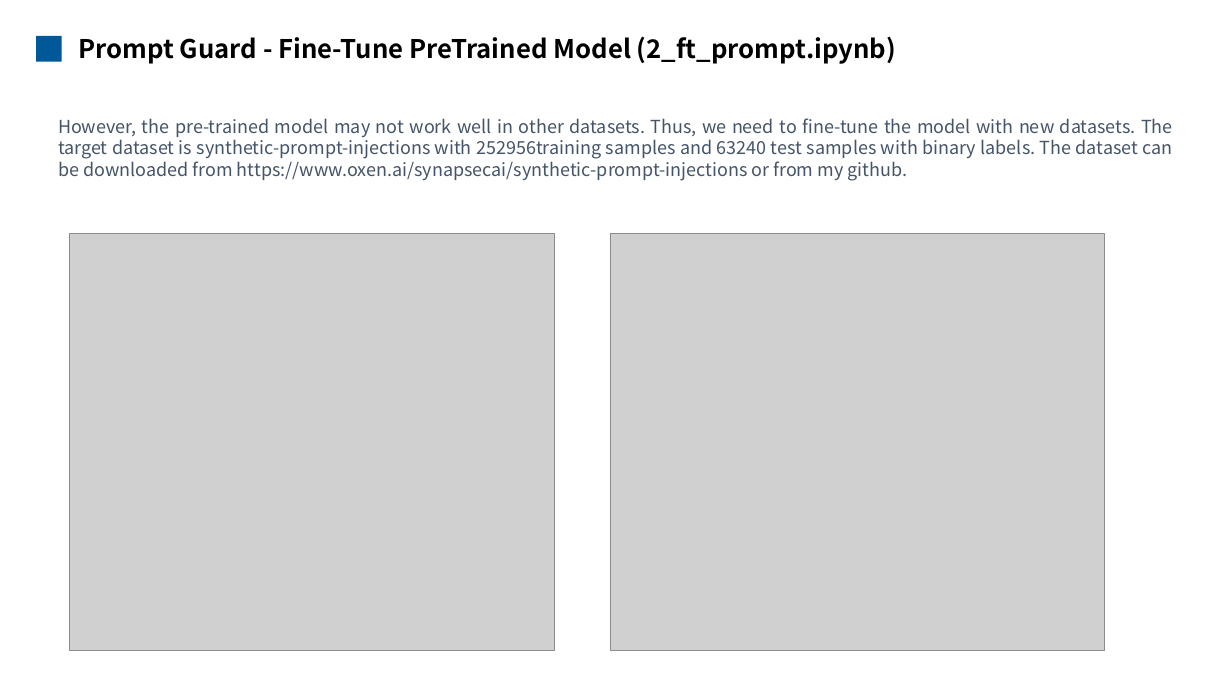
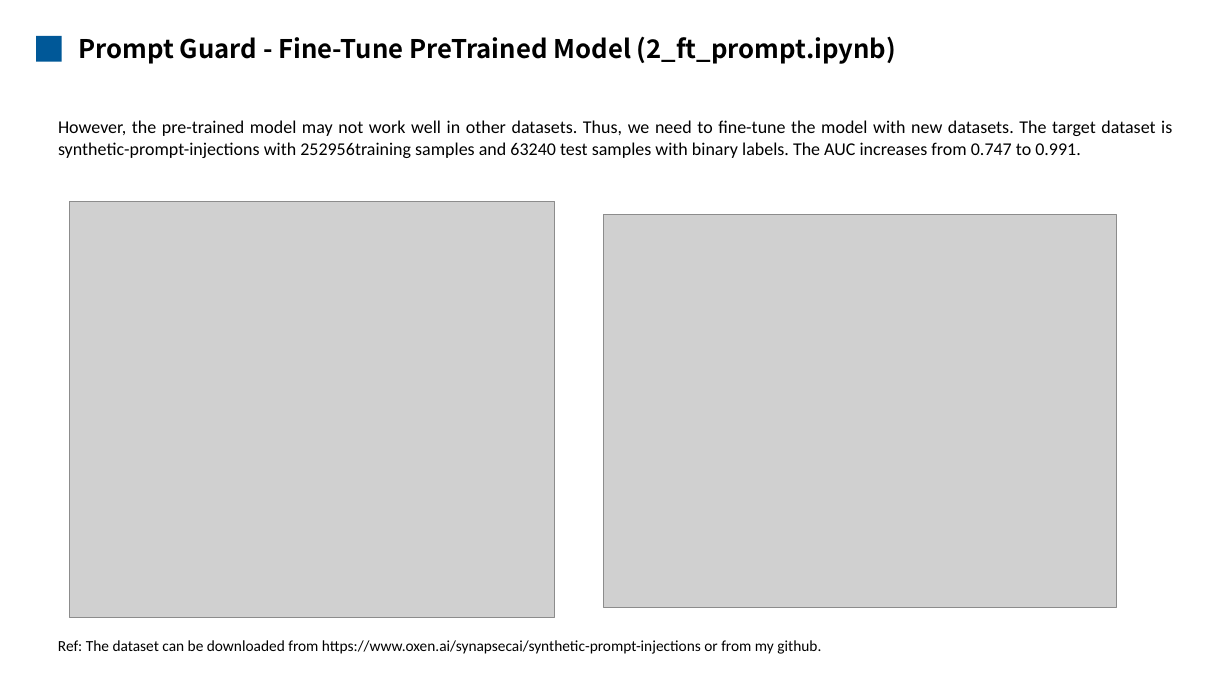
Before and after one commit to mengqinxue/Guardrails, a slide deck: slide 8 of docs/Guardrails Presentation.pptx (slide 7 before the commit). Drawn at 1232x693 pixels with LibreOffice and Linux fonts; fonts in the diff are those of the drawing; grey boxes stand for pictures. Boxes give left, top, right and bottom in pixels: in the first picture for what was removed or moved away, otherwise in the second. Text is boxed around its words. In the diff, an @@ line names an element or a change of style, - is before the commit and + after.

```diff
--- a/docs/Guardrails Presentation.pptx
+++ b/docs/Guardrails Presentation.pptx
@@ text at (58, 120, 1172, 158): text changed; font Noto Sans CJK SC to Calibri; text colour #445469 to #000000 @@
-However, the pre-trained model may not work well in other datasets. Thus, we need to fine-tune the model with new datasets. The target dataset is synthetic-prompt-injections with 252956training samples and 63240 test samples with binary labels. The dataset can be downloaded from https://www.oxen.ai/synapsecai/synthetic-prompt-injections or from my github.
+However, the pre-trained model may not work well in other datasets. Thus, we need to fine-tune the model with new datasets. The target dataset is synthetic-prompt-injections with 252956training samples and 63240 test samples with binary labels. The AUC increases from 0.747 to 0.991.
@@ picture: place and size @@
-picture at (69, 234, 555, 651)
+picture at (69, 201, 555, 618)
@@ picture: place and size @@
-picture at (610, 234, 1104, 651)
+picture at (604, 215, 1116, 608)
@@ text added at (58, 640, 821, 654), 12 pt, text #000000 @@
+Ref: The dataset can be downloaded from https://www.oxen.ai/synapsecai/synthetic-prompt-injections or from my github.
```
Also in this commit, not shown: 3 other slides changed, 3 slides added, 4 other files.
